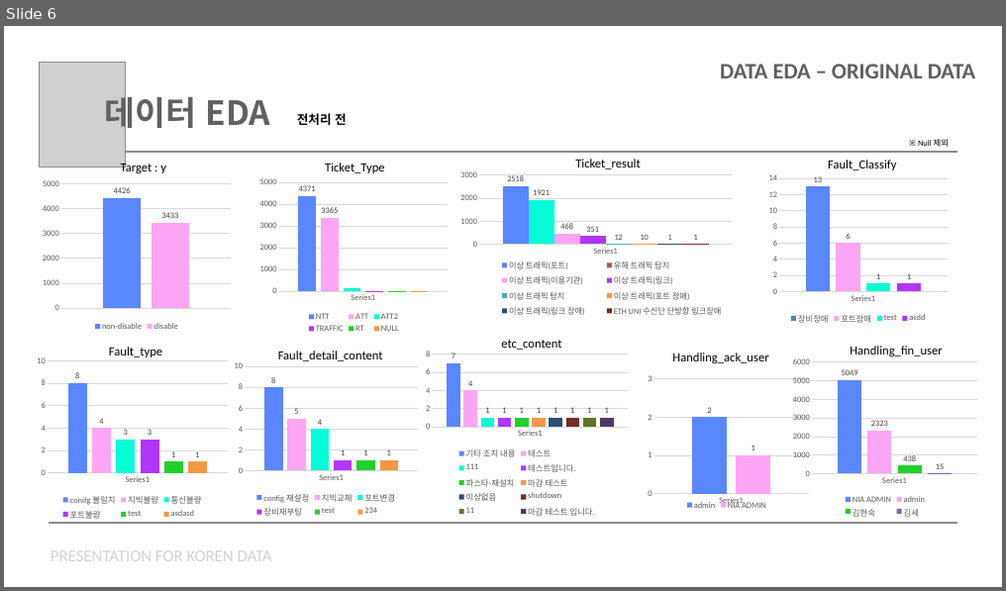
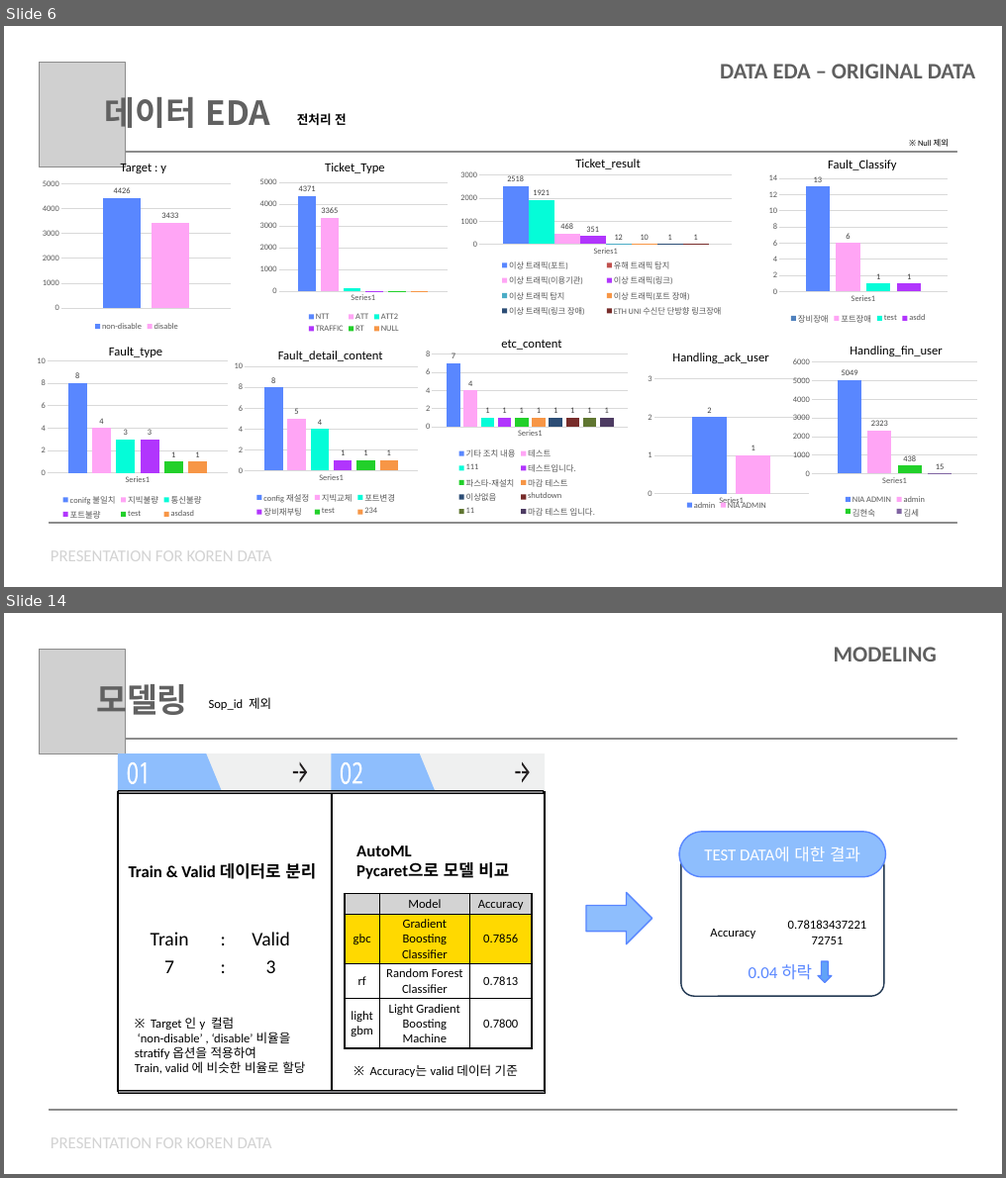
Before and after one commit to chorimgenius/zerooneai_intern, a slide deck: koren/koren_data_presentation.pptx. Shown one above the other, each under a label of ours: slide 6 before the commit, slides 6 and 14 after it; the slides between them are not shown. The pictures are 1006x591 and 1006x1178 pixels, drawn with LibreOffice and Linux fonts; fonts in the diff are those of the drawing; grey boxes stand for pictures. Boxes give left, top, right and bottom in pixels: in the first picture for what was removed or moved away, otherwise in the second. Text is boxed around its words. In the diff, an @@ line names an element or a change of style, - is before the commit and + after.

Commit message:
update koren ppt

```diff
--- a/koren/koren_data_presentation.pptx
+++ b/koren/koren_data_presentation.pptx
@@ slide 14 added at (4,613,1002,1174), background #FFFFFF @@
@@ picture added at (39,650,125,755) @@
@@ text added at (834,647,937,662), 32 pt, text #5F5F5F, bold @@
+MODELING
@@ text added at (96,678,188,722), 48 pt, text #616161, bold @@
+모델링
@@ text added at (209,697,271,710), 18 pt, text #000000 @@
+Sop_id 제외
@@ picture added at (49,739,956,740) @@
@@ group added at (117,754,545,1093): 11 rectangles, 8 freeform shapes @@
@@ text added at (356,846,509,879), 24 pt, text #000000, bold @@
+AutoML
+Pycaret으로 모델 비교
@@ rounded rectangle added at (679,832,885,877), fill #8EBEFD, outline #5987FF 2 pt, 24 pt, text #FFFFFF @@
+TEST DATA에 대한 결과
@@ text added at (129,863,316,879), 24 pt, text #000000, bold @@
+Train & Valid 데이터로 분리
@@ rounded rectangle added at (681,852,884,996), outline #233953 2 pt @@
@@ table added at (345,893,532,1049), 4 rows, 3 columns @@
+ | Model | Accuracy
+gbc | Gradient Boosting Classifier | 0.7856
+rf | Random Forest Classifier | 0.7813
+lightgbm | Light Gradient Boosting Machine | 0.7800
@@ right arrow added at (586,892,652,945), fill #8EBEFD, outline #5987FF 2 pt @@
@@ table added at (124,925,314,981), 2 rows, 3 columns @@
+Train | : | Valid
+7 | : | 3
@@ table added at (686,915,874,951), 1 rows, 2 columns @@
+Accuracy | 0.7818343722172751
@@ text added at (748,964,812,980), 24 pt, text #5987FF @@
+0.04 하락
@@ down arrow added at (818,961,832,982), fill #61A3F7, outline #5987FF 2 pt @@
@@ text added at (135,1017,305,1073), 18 pt, text #000000 @@
+※ Target 인 y 컬럼
+‘non-disable’ , ‘disable’ 비율을
+stratify 옵션을 적용하여
+Train, valid 에 비슷한 비율로 할당
@@ text added at (431,1064,518,1076), 18 pt, text #000000 @@
+※ Accuracy는 valid 데이터 기준
@@ picture added at (49,1109,956,1110) @@
@@ text added at (51,1139,272,1149), 24 pt, text #D3D3D3 @@
+PRESENTATION FOR KOREN DATA
```
Also in this commit, not shown: 10 slides changed, 5 slides removed, 1 other file.
